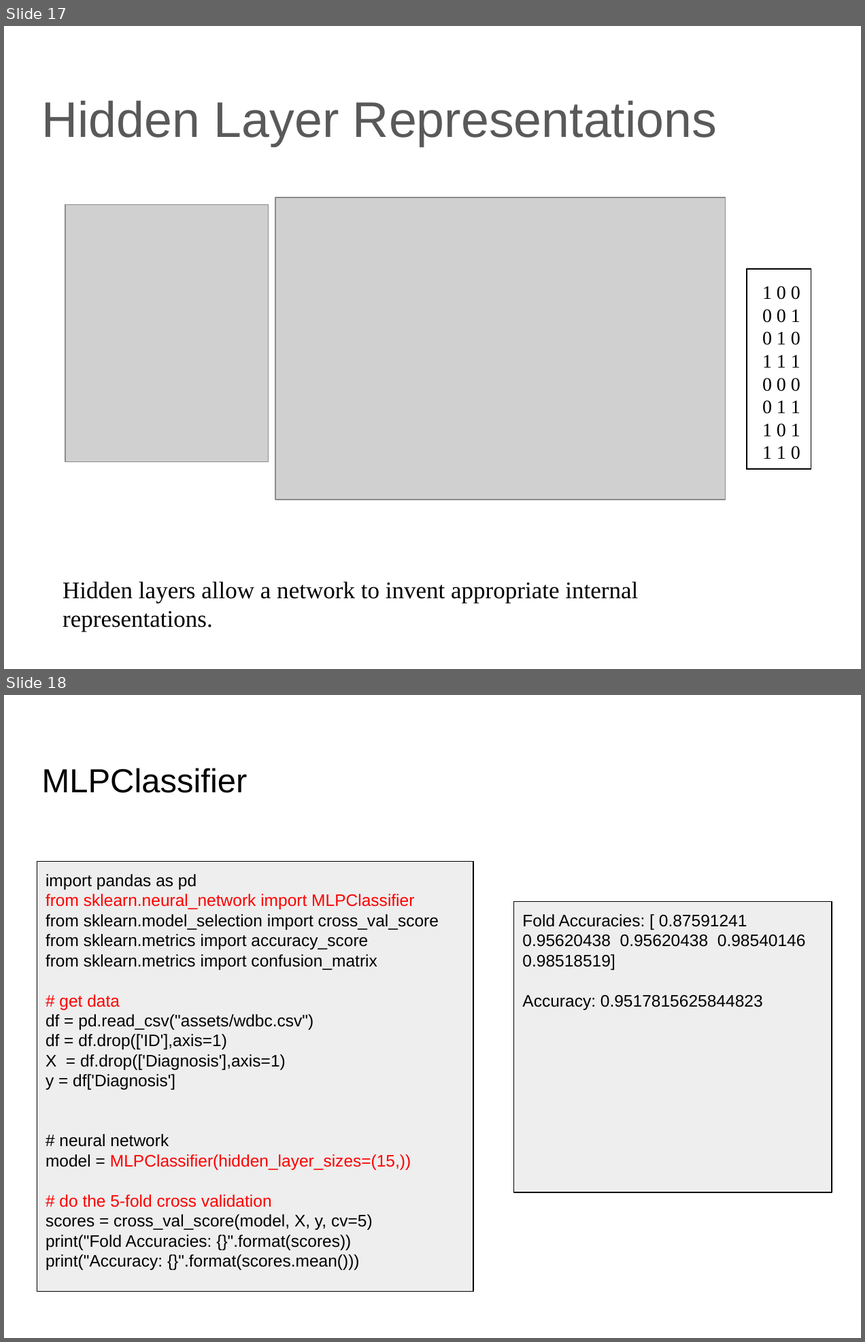
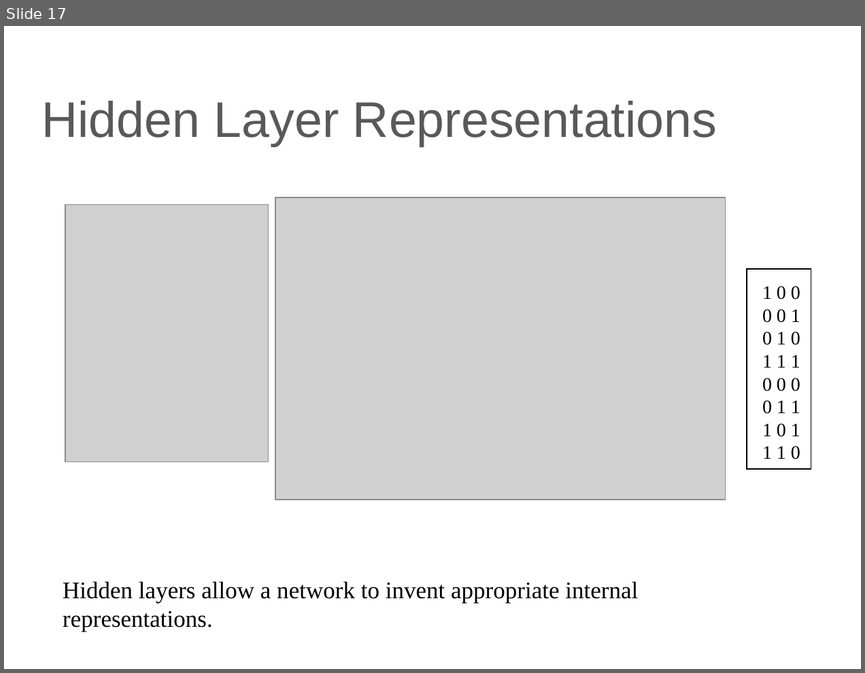
Before and after one commit to lutzhamel/CSC310, a slide deck: 14-ANN.pptx. Shown one above the other, each under a label of ours: slides 17 and 18 before the commit, slide 17 after it. The pictures are 865x1342 and 865x673 pixels, drawn with LibreOffice and Linux fonts; fonts in the diff are those of the drawing; grey boxes stand for pictures. Boxes give left, top, right and bottom in pixels: in the first picture for what was removed or moved away, otherwise in the second. Text is boxed around its words. In the diff, an @@ line names an element or a change of style, - is before the commit and + after.

```diff
--- a/14-ANN.pptx
+++ b/14-ANN.pptx
@@ slide 18 removed at <box>4,695,861,1338</box>, background #FFFFFF @@
@@ title removed at <box>42,768,247,793</box> @@
-MLPClassifier
@@ rectangle removed at <box>37,861,473,1291</box> @@
-import pandas as pd
-from sklearn.neural_network import MLPClassifier
-from sklearn.model_selection import cross_val_score
-from sklearn.metrics import accuracy_score
-from sklearn.metrics import confusion_matrix
-# get data
-df = pd.read_csv("assets/wdbc.csv")
-df = df.drop(['ID'],axis=1)
-X = df.drop(['Diagnosis'],axis=1)
-y = df['Diagnosis']
-# neural network
-model = MLPClassifier(hidden_layer_sizes=(15,))
-# do the 5-fold cross validation
-scores = cross_val_score(model, X, y, cv=5)
-print("Fold Accuracies: {}".format(scores))
-print("Accuracy: {}".format(scores.mean()))
@@ rectangle removed at <box>514,902,832,1193</box> @@
-Fold Accuracies: [ 0.87591241 0.95620438 0.95620438 0.98540146 0.98518519]
-Accuracy: 0.9517815625844823
```
Also in this commit, not shown: 4 other slides removed, 2 other files.
